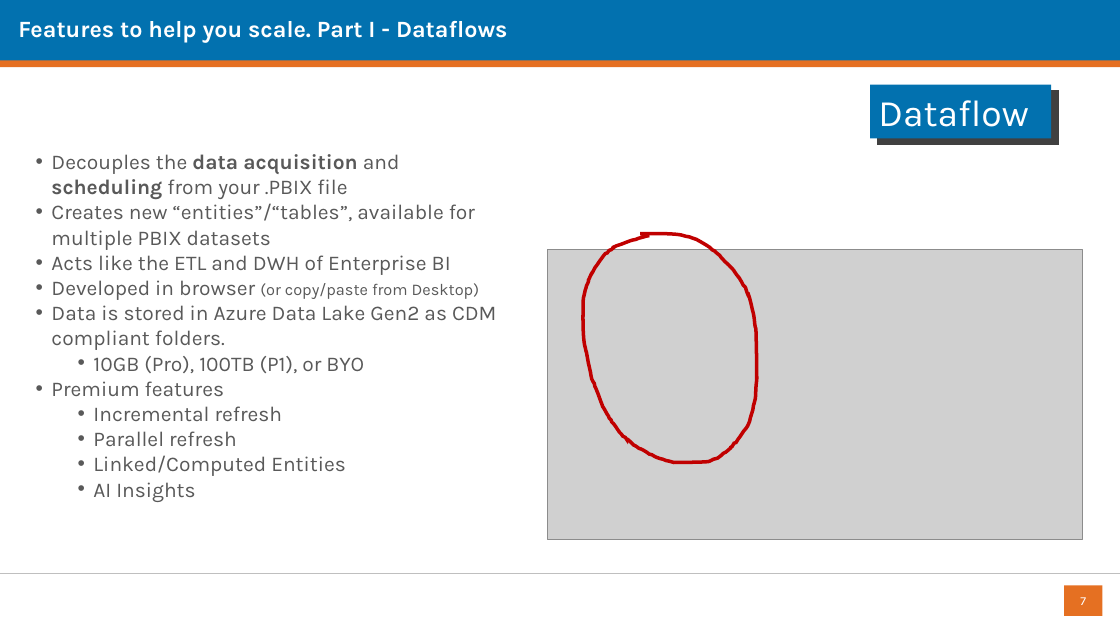
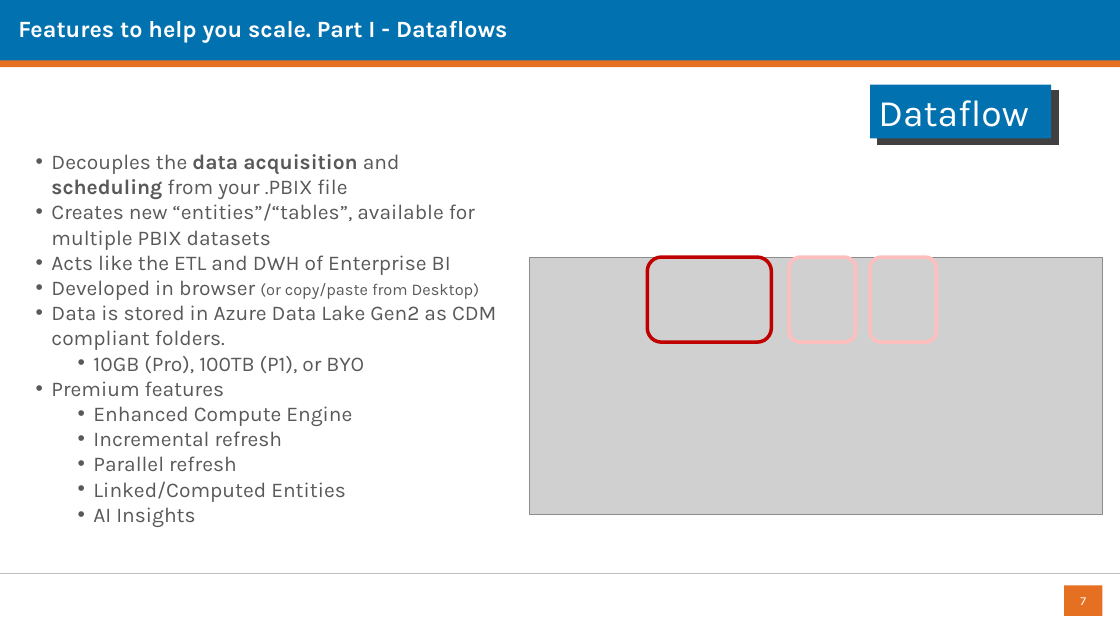
Before and after one commit to datalineo/sessions, a slide deck: slide 7 of Power BI Evolve Architecture/Evolving your Power BI Architecture using Dataflows and Shared Datasets.pptx. Drawn at 1120x630 pixels with LibreOffice and Linux fonts; fonts in the diff are those of the drawing; grey boxes stand for pictures; background and template pictures are left out. Boxes give left, top, right and bottom in pixels: in the first picture for what was removed or moved away, otherwise in the second. Text is boxed around its words. In the diff, an @@ line names an element or a change of style, - is before the commit and + after.

```diff
--- a/Power BI Evolve Architecture/Evolving your Power BI Architecture using Dataflows and Shared Datasets.pptx
+++ b/Power BI Evolve Architecture/Evolving your Power BI Architecture using Dataflows and Shared Datasets.pptx
@@ freeform shape removed at (x1=583, y1=234, x2=757, y2=462) @@
@@ picture resized from (x1=547, y1=250, x2=1083, y2=539) to (x1=529, y1=257, x2=1102, y2=515) @@
@@ rounded rectangle added at (x1=648, y1=257, x2=772, y2=342), outline #C00000 3 pt @@
@@ rounded rectangle added at (x1=790, y1=257, x2=856, y2=342), outline #FFBFBF 3 pt @@
@@ rounded rectangle added at (x1=870, y1=257, x2=937, y2=342), outline #FFBFBF 3 pt @@
@@ text at (x1=93, y1=406, x2=352, y2=426): paragraph added @@
+  • Enhanced Compute Engine
```
Also in this commit, not shown: 8 other slides changed, 4 other files.
